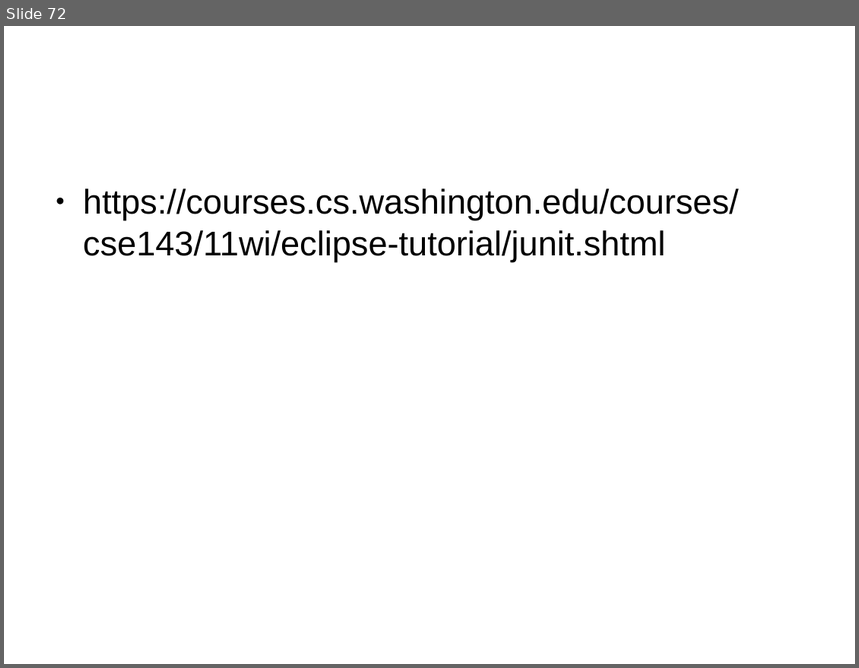
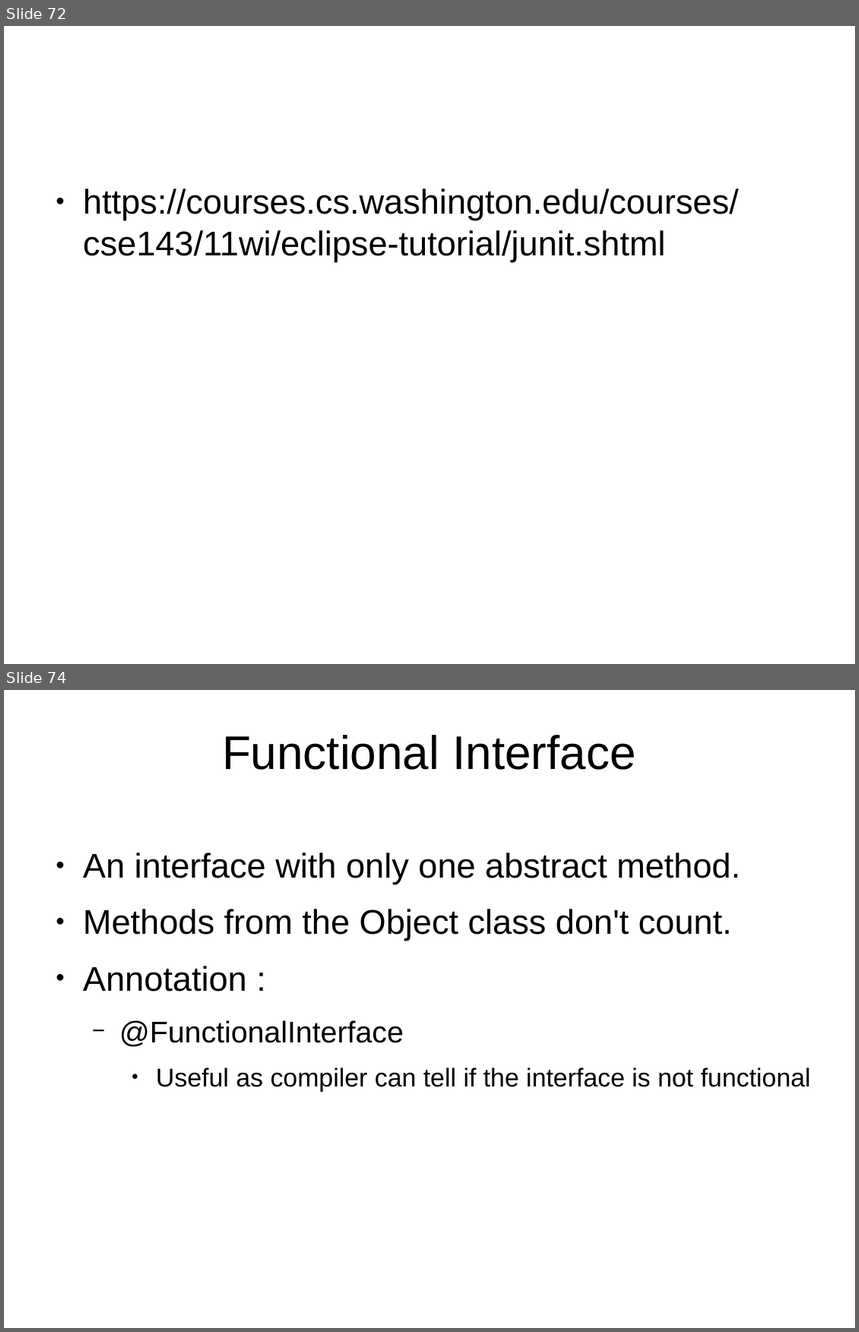
Before and after one commit to shikha-desai/Internship_PreWork, a slide deck: Java/Java_Notes.odp. Shown one above the other, each under a label of ours: slide 72 before the commit, slides 72 and 74 after it; the slides between them are not shown. The pictures are 859x668 and 859x1332 pixels, drawn with LibreOffice and Linux fonts; fonts in the diff are those of the drawing; background and template pictures are left out. Boxes give left, top, right and bottom in pixels: in the first picture for what was removed or moved away, otherwise in the second. Text is boxed around its words. In the diff, an @@ line names an element or a change of style, - is before the commit and + after.

```diff
--- a/Java/Java_Notes.odp
+++ b/Java/Java_Notes.odp
@@ slide 74 added at (4,690,855,1328), background picture (left out) @@
@@ title added at (222,735,636,770), 44 pt, text #000000 @@
+Functional Interface
@@ text added at (83,853,811,1091), 32 pt, text #000000 @@
+● An interface with only one abstract method.
+● Methods from the Object class don't count.
+● Annotation :
+  − @FunctionalInterface
+    ● Useful as compiler can tell if the interface is not functional
```
Also in this commit, not shown: 9 other slides added, 1 other file.
